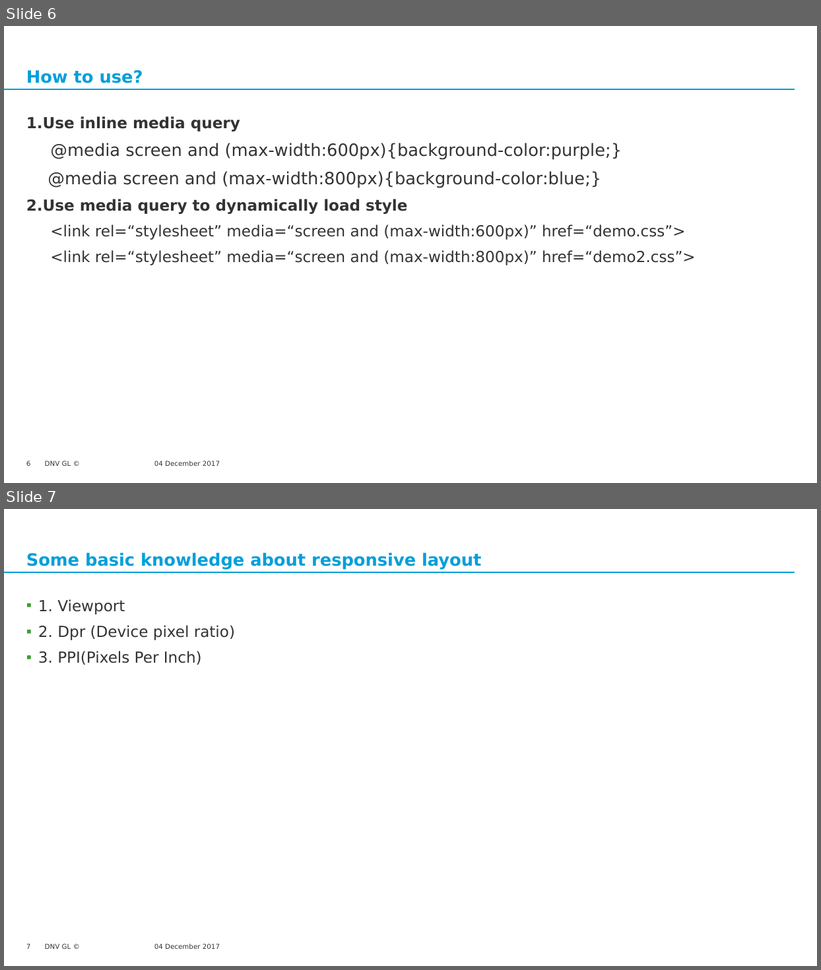
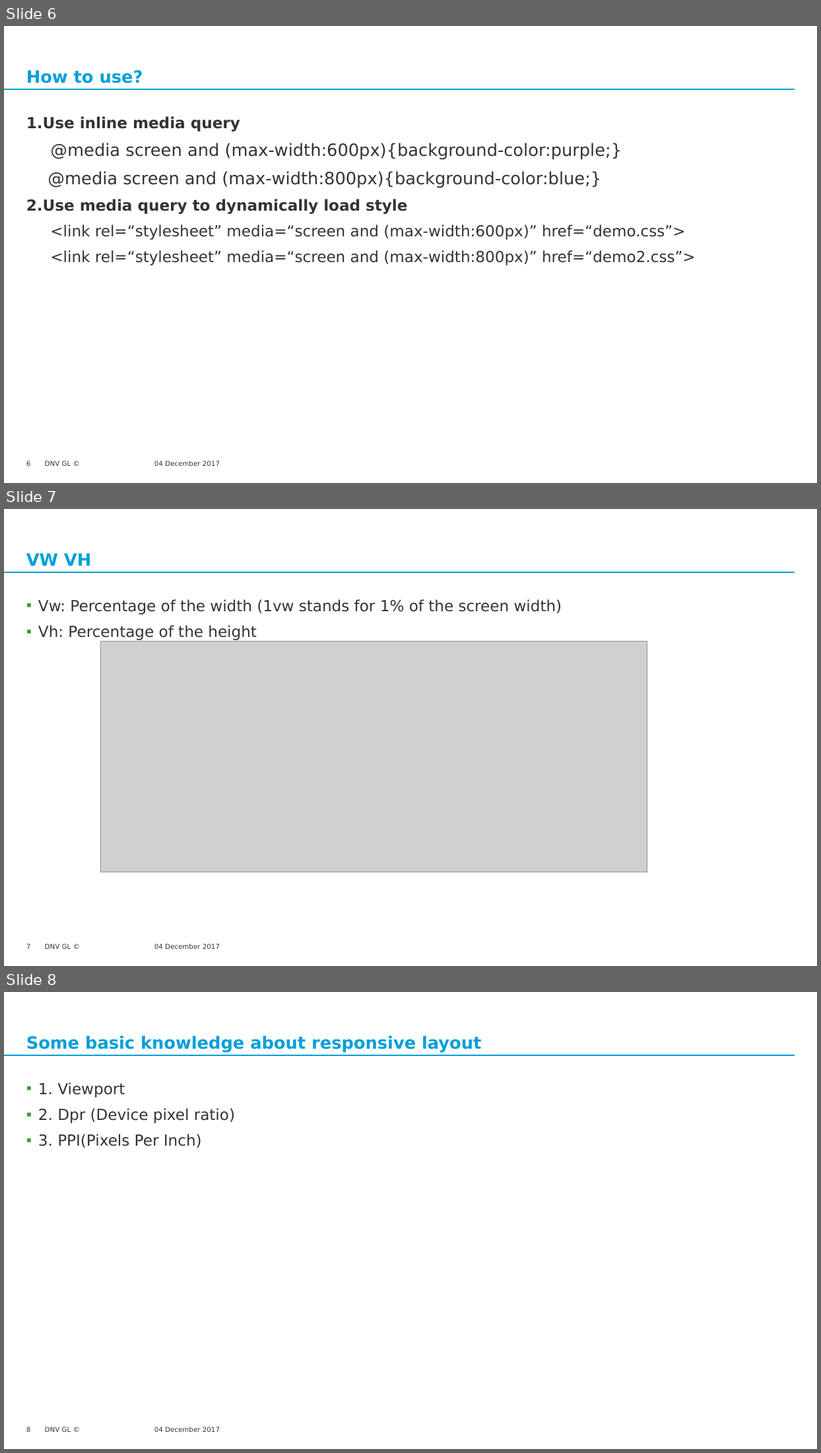
Before and after one commit to wuzinong/Html-Css, a slide deck: knowledgeSharing/TODO/Responsive Layout/Responsive Layout2.pptx. Shown one above the other, each under a label of ours: slides 6 and 7 before the commit, slides 6, 7 and 8 after it. The pictures are 821x970 and 821x1453 pixels, drawn with LibreOffice and Linux fonts; fonts in the diff are those of the drawing; grey boxes stand for pictures; background and template pictures are left out. Boxes give left, top, right and bottom in pixels: in the first picture for what was removed or moved away, otherwise in the second. Text is boxed around its words. In the diff, an @@ line names an element or a change of style, - is before the commit and + after.

```diff
--- a/knowledgeSharing/TODO/Responsive Layout/Responsive Layout2.pptx
+++ b/knowledgeSharing/TODO/Responsive Layout/Responsive Layout2.pptx
@@ slide 7 added at [4, 509, 817, 966], background #FFFFFF; not listed: 3 template elements that a slide beside it also shows @@
@@ title added at [26, 553, 91, 566], 20 pt, text #009FDA, bold @@
+VW VH
@@ text added at [38, 599, 562, 640], 18 pt, text #333333 @@
+▪ Vw: Percentage of the width (1vw stands for 1% of the screen width)
+▪ Vh: Percentage of the height
@@ picture added at [100, 642, 647, 873] @@
@@ page number added at [26, 944, 31, 949], 8 pt, text #333333 @@
+7
@@ what was slide 7 is now slide 8 @@
@@ page number at [26, 1427, 31, 1432]: text changed @@
-7
+8
```
Also in this commit, not shown: 1 slide changed, 1 other file.
